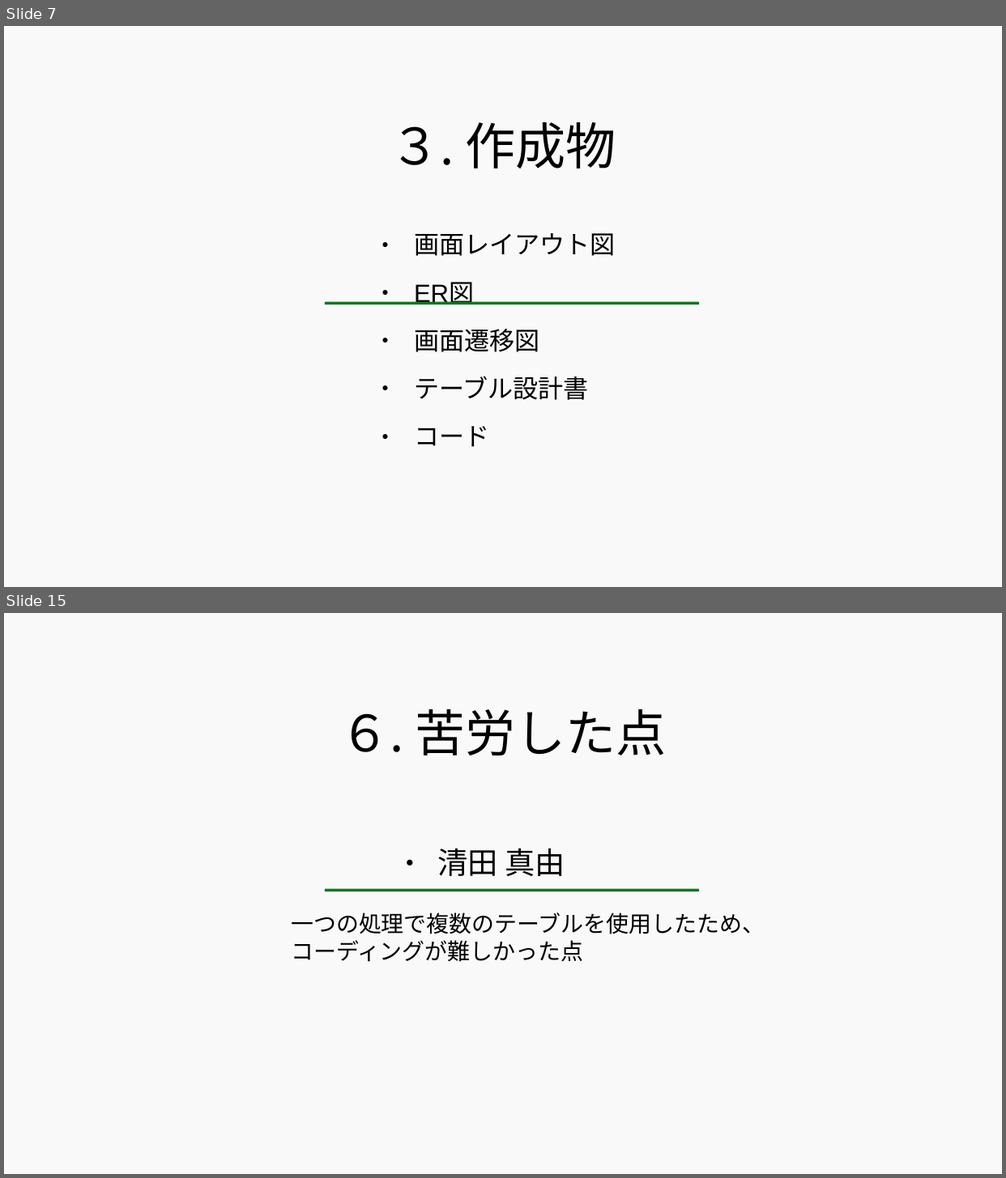
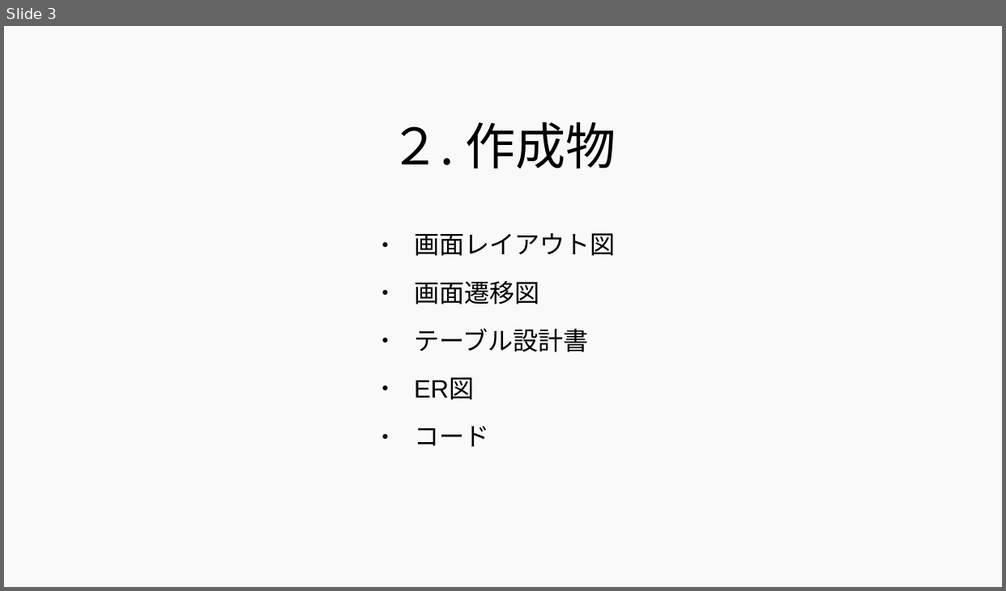
Before and after one commit to 2022java42-student008/LibraryProject, a slide deck: 図書管理システム - コピー.odp. Shown one above the other, each under a label of ours: slides 7 and 15 before the commit, slide 3 after it; the slides between them are not shown. The pictures are 1006x1178 and 1006x591 pixels, drawn with LibreOffice and Linux fonts; fonts in the diff are those of the drawing. Boxes give left, top, right and bottom in pixels: in the first picture for what was removed or moved away, otherwise in the second. Text is boxed around its words. In the diff, an @@ line names an element or a change of style, - is before the commit and + after.

```diff
--- a/図書管理システム - コピー.odp
+++ b/図書管理システム - コピー.odp
@@ slide 15 removed at <box>4,613,1002,1174</box>, background #FFFFFF @@
@@ rectangle removed at <box>4,613,1002,1174</box> @@
@@ title removed at <box>340,709,667,756</box> @@
-６. 苦労した点
@@ text removed at <box>437,848,565,876</box> @@
-● 清田 真由
@@ line removed from (325, 890) to (700, 890) @@
@@ text removed at <box>291,913,765,962</box> @@
-一つの処理で複数のテーブルを使用したため、
-コーディングが難しかった点
@@ what was slide 7 is now slide 3 @@
@@ slide 3 changed as well @@
@@ title at <box>390,122,616,169</box>: text changed @@
-３. 作成物
+２. 作成物
@@ text at <box>414,282,474,305</box>: paragraph removed @@
-● ER図
@@ line removed from (325, 303) to (700, 303) @@
@@ text at <box>414,378,474,400</box>: paragraph added @@
+● ER図
```
Also in this commit, not shown: 5 other slides changed, 12 other slides removed, 4 other files.
